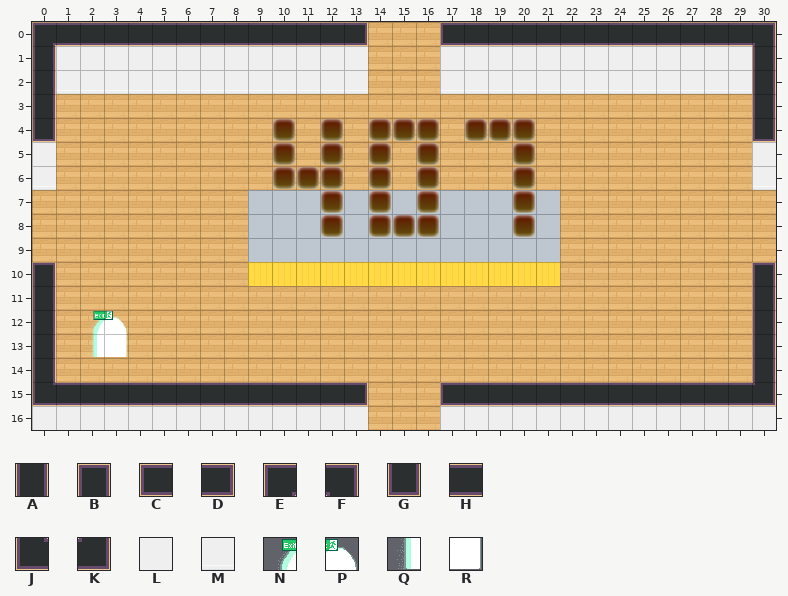
Two states of a Tiled map (JSON), dist/map/407.json. Above, as it was before the edit.
Cells are 32x32 px. Shown: x 0..30, y 0..16.
Key: from "tileset5_export": A 44, B 45, C 46, D 47, E 48, F 49, G 55, H 56, J 58, K 59, L 62, M 72; from "worldExit": N 0, P 1, Q 2, R 3.
_ is an empty cell.
Layers that did not change in this view are not listed.
Layer "walls" before, first column x 0:
 0 EHHHHHHHHHHHHD___CHHHHHHHHHHHHF
 1 ALLLLLLLLLLLLL___LLLLLLLLLLLLLA
 2 AMMMMMMMMMMMMM___MMMMMMMMMMMMMA
 3 A_____________________________A
 4 G_____________________________G
 5 L_____________________________L
 6 M_____________________________M
 7 _______________________________
 8 _______________________________
 9 _______________________________
10 B_____________________________B
11 A_____________________________A
12 A_____________________________A
13 A_____________________________A
14 A_____________________________A
15 JHHHHHHHHHHHHD___CHHHHHHHHHHHHK
16 LLLLLLLLLLLLLL___LLLLLLLLLLLLLL
And afterwards:
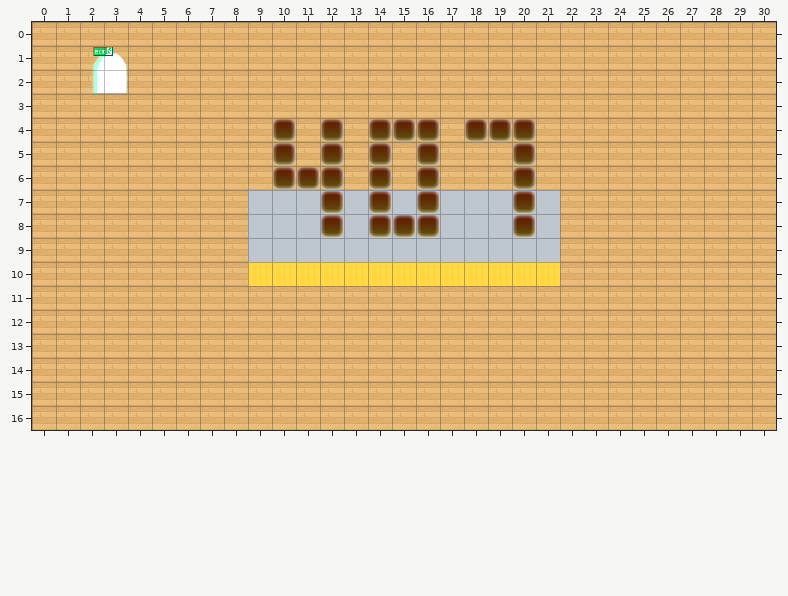
From old to new:
Changed rows in their new state; . is an unchanged cell.
Layer "walls" (now hidden):
first column x 0:
 0 ______________...______________
 1 ______________...______________
 2 ______________...______________
 3 _............................._
 4 _............................._
 5 _............................._
 6 _............................._
first column x 0:
10 _............................._
11 _............................._
12 _............................._
13 _............................._
14 _............................._
15 ______________...______________
16 ______________...______________
Layer "LOBBYx":
first column x 2:
 1 NP
 2 QR
first column x 2:
12 __
13 __
